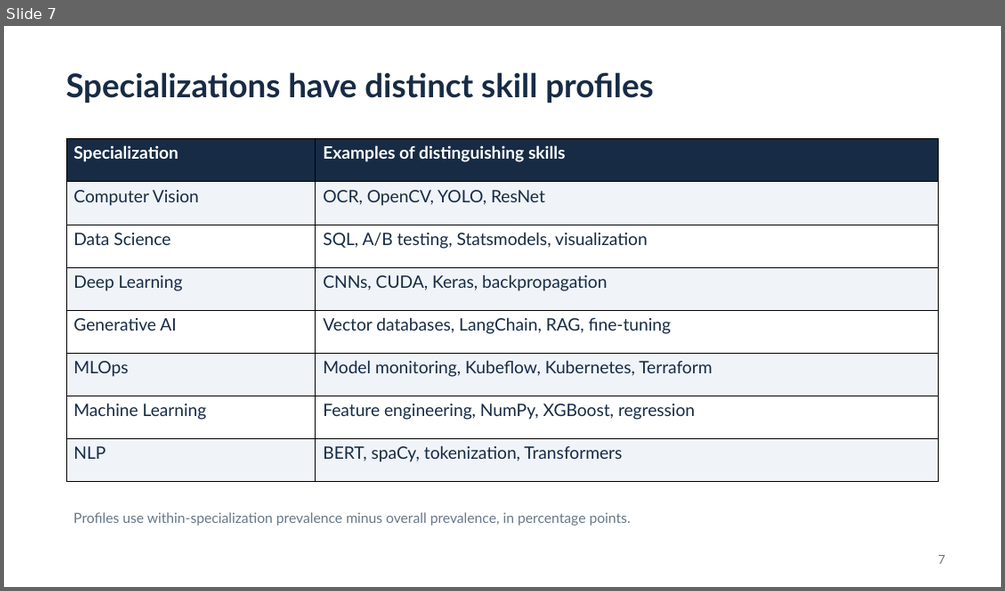
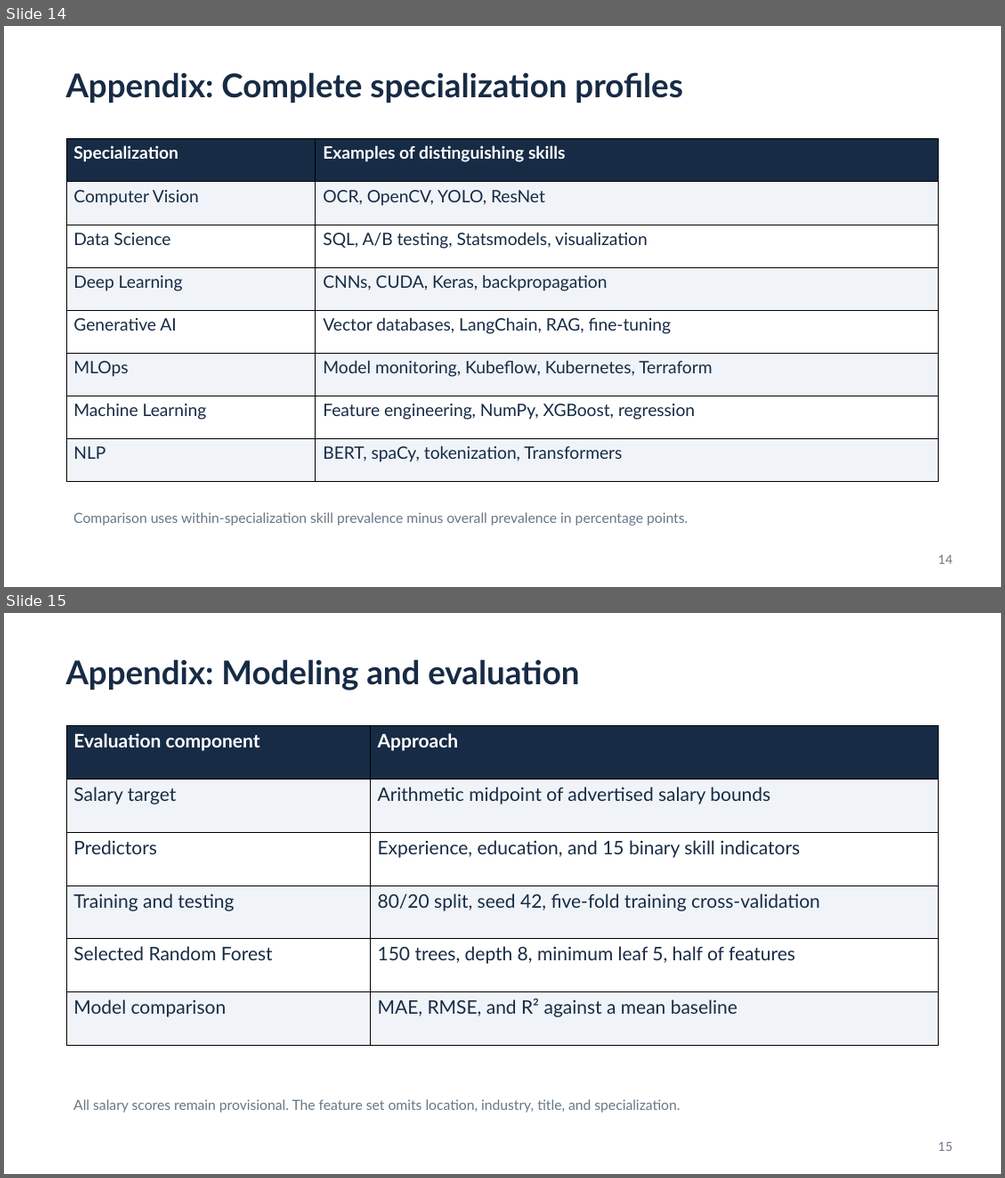
Before and after one commit to BruSalSprouts/ai-job-categories, a slide deck: reports/AI Jobs Project.pptx. Shown one above the other, each under a label of ours: slide 7 before the commit, slides 14 and 15 after it. The pictures are 1005x591 and 1005x1178 pixels, drawn with LibreOffice and Linux fonts; fonts in the diff are those of the drawing. Boxes give left, top, right and bottom in pixels: in the first picture for what was removed or moved away, otherwise in the second. Text is boxed around its words. In the diff, an @@ line names an element or a change of style, - is before the commit and + after.

```diff
--- a/reports/AI Jobs Project.pptx
+++ b/reports/AI Jobs Project.pptx
@@ slide 15 added at [4,613,1001,1174], background #FFFFFF @@
@@ text added at [66,659,579,690], 31.5 pt, text #172B45, bold @@
+Appendix: Modeling and evaluation
@@ table added at [66,726,938,1046], 6 rows, 2 columns @@
+Evaluation component | Approach
+Salary target | Arithmetic midpoint of advertised salary bounds
+Predictors | Experience, education, and 15 binary skill indicators
+Training and testing | 80/20 split, seed 42, five-fold training cross-validation
+Selected Random Forest | 150 trees, depth 8, minimum leaf 5, half of features
+Model comparison | MAE, RMSE, and R² against a mean baseline
@@ text added at [73,1099,680,1112], 13.5 pt, text #687887 @@
+All salary scores remain provisional. The feature set omits location, industry, title, and specialization.
@@ text added at [938,1142,952,1151], 12 pt, text #687887 @@
+15
@@ what was slide 7 is now slide 14 @@
@@ slide 14 changed as well @@
@@ text at [66,72,682,103]: text changed @@
-Specializations have distinct skill profiles
+Appendix: Complete specialization profiles
@@ text at [73,512,688,525]: text changed @@
-Profiles use within-specialization prevalence minus overall prevalence, in percentage points.
+Comparison uses within-specialization skill prevalence minus overall prevalence in percentage points.
@@ text at [938,555,952,564]: text changed @@
-7
+14
```
Also in this commit, not shown: 4 other slides changed, 9 other slides added, 10 slides removed, 1 other file.
